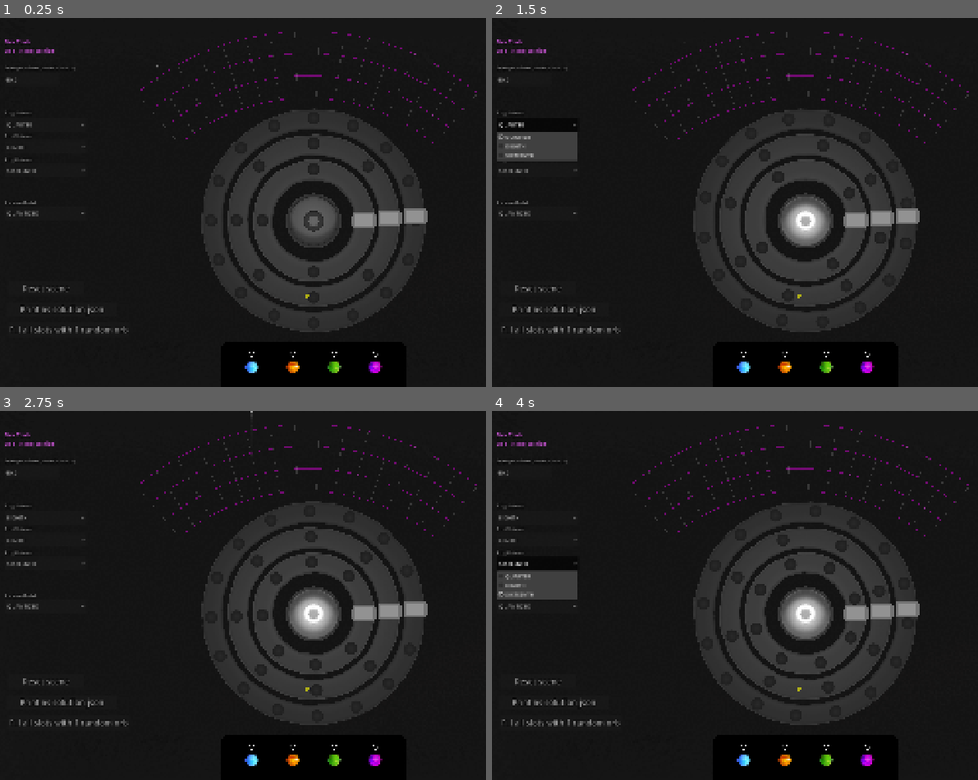
Above: before the commit, frames 1-4 (two rows, left to right).
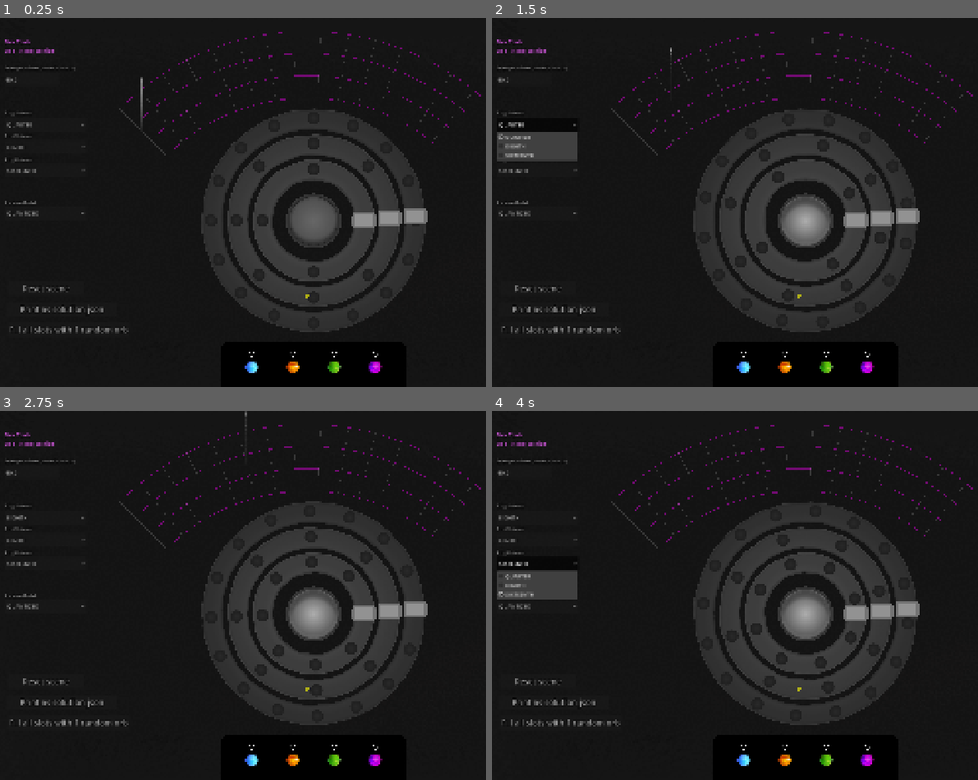
Above: after the commit, the same moments.

Repository: Senzameta-Games/igcc-jam-2026
Game: Godot game, scene res://core/main.tscn
Two runs of this game, one before a commit and one after it. Both use one fixed random seed, a clock stepped at 60 frames per second and the inputs below.
Inputs (mouse positions are in pixels of both pictures, inside the frame that each line leads up to):
- Up to frame 1 (0.25 s): no input
- Up to frame 2 (1.5 s): click (807, 220) at 0.5 s; click "QUARTER" at 1.25 s
- Up to frame 3 (2.75 s): click "EIGHTH" at 2 s
- Up to frame 4 (4 s): click "EIGHTH" at 2.75 s; click "SIXTEENTH" at 3.5 s

The runs differ from the first frame. In frame 1, 0.7% of the frame differs, in the area x 24-99%, y 3-58%; in frame 2, 1.0%; in frame 3, 1.0%, in the area x 24-99%, y 0-60%; in frame 4, 1.0%.

Commit message:
Removed play/stop button inner ring

Diff:
--- a/core/entities/sequencer/sequencer.tscn
+++ b/core/entities/sequencer/sequencer.tscn
@@ -62,7 +62,7 @@
 grow_vertical = 1
 fan_radius_inner = 580.0
 fan_radius_outer = 775.0
-fan_angle_span = 80.0
+fan_angle_span = 90.0
 fan_origin = Vector2(480, 750)
 
 [node name="Tray" parent="." unique_id=1395979546 instance=ExtResource("8_rlxeh")]
Binary file changed: core/assets/button/empty.png
Binary file changed: core/assets/button/off-hover.png
Binary file changed: core/assets/button/off.png
Binary file changed: core/assets/button/on-hover.png
Binary file changed: core/assets/button/on.png
